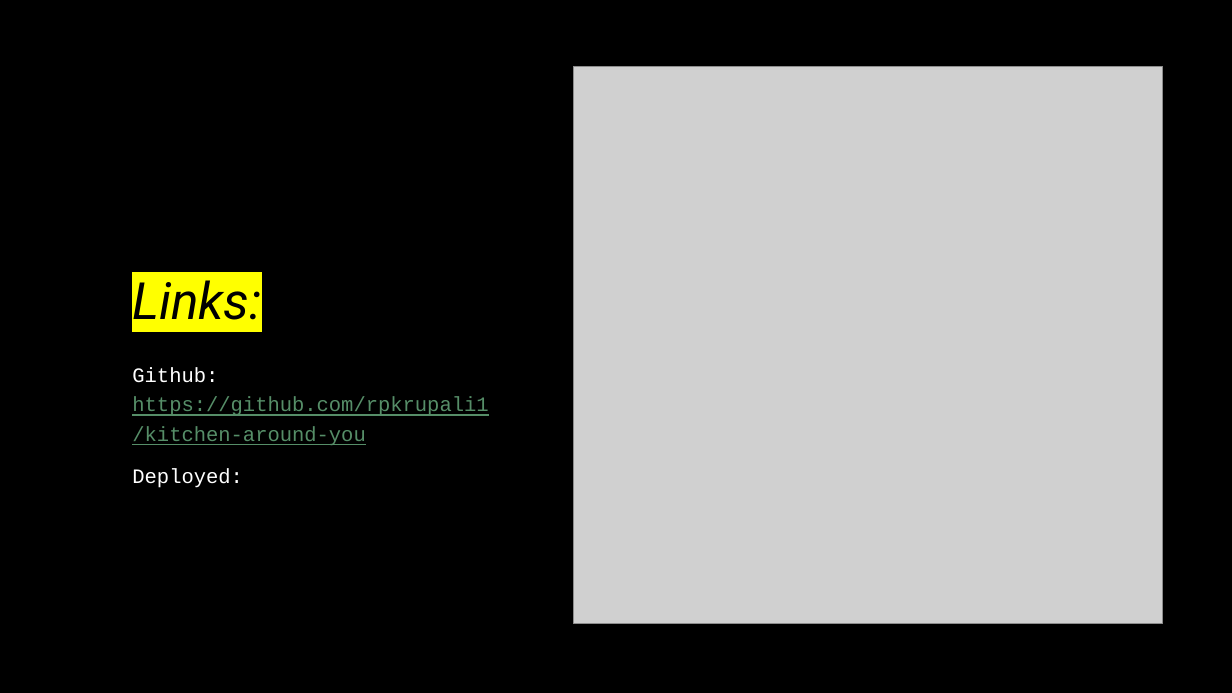
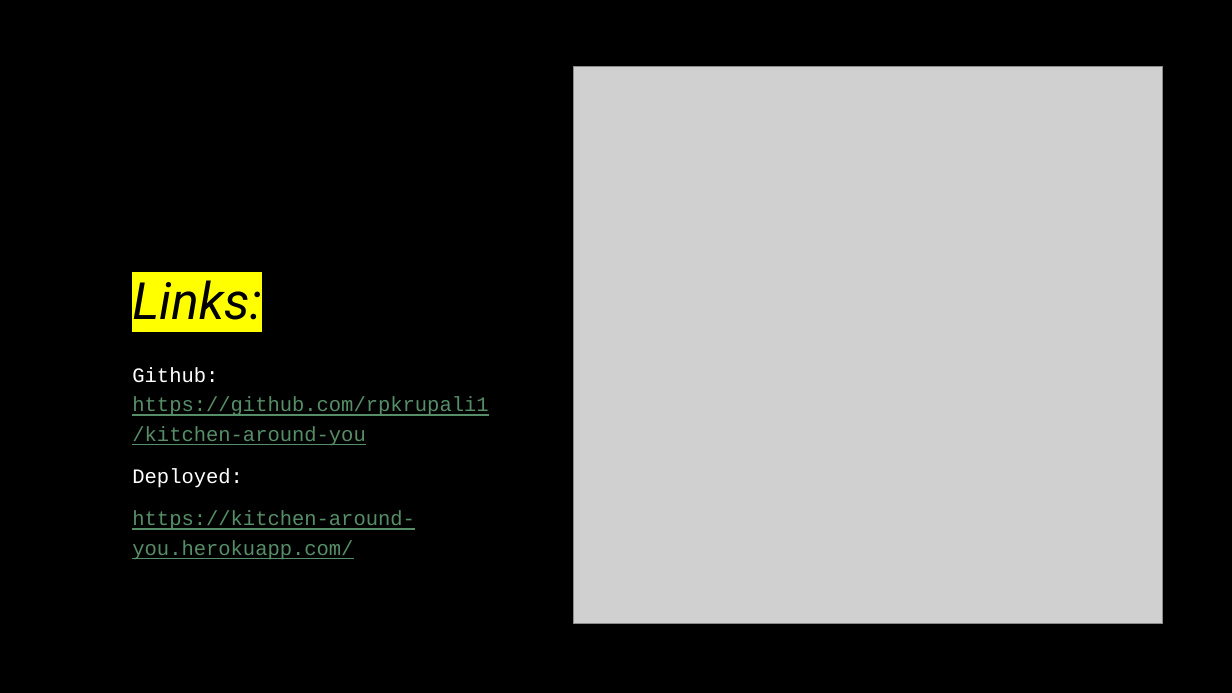
Before and after one commit to rpkrupali1/kitchen-around-you, a slide deck: slide 9 of presentation/kitchen-around-you presentation.pptx. Drawn at 1232x693 pixels with LibreOffice and Linux fonts; fonts in the diff are those of the drawing; grey boxes stand for pictures. Boxes give left, top, right and bottom in pixels: in the first picture for what was removed or moved away, otherwise in the second. Text is boxed around its words. In the diff, an @@ line names an element or a change of style, - is before the commit and + after.

Commit message:
Prasentation updates

```diff
--- a/presentation/kitchen-around-you presentation.pptx
+++ b/presentation/kitchen-around-you presentation.pptx
@@ text at (132,511,415,559): paragraph added @@
+https://kitchen-around-you.herokuapp.com/
```
